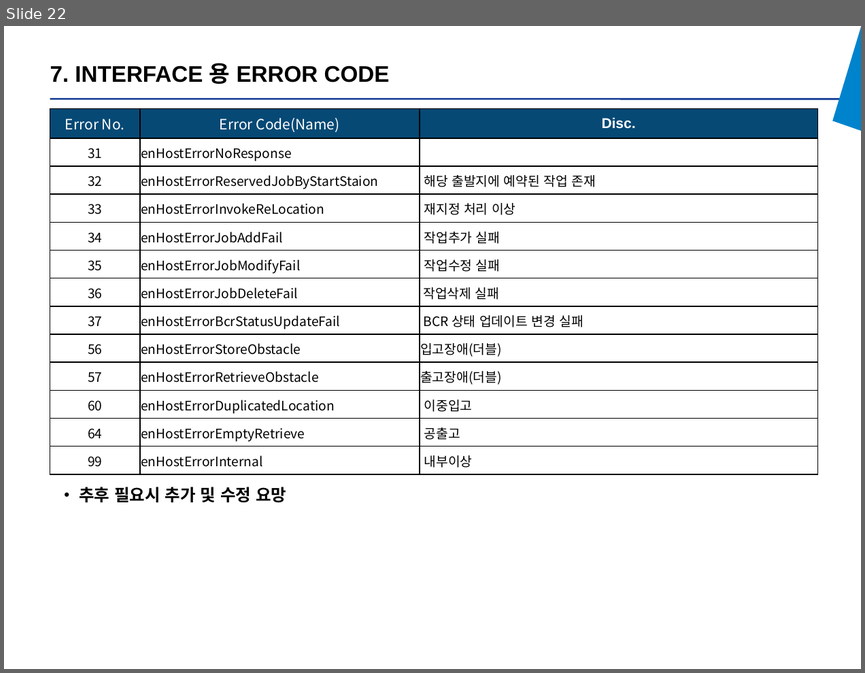
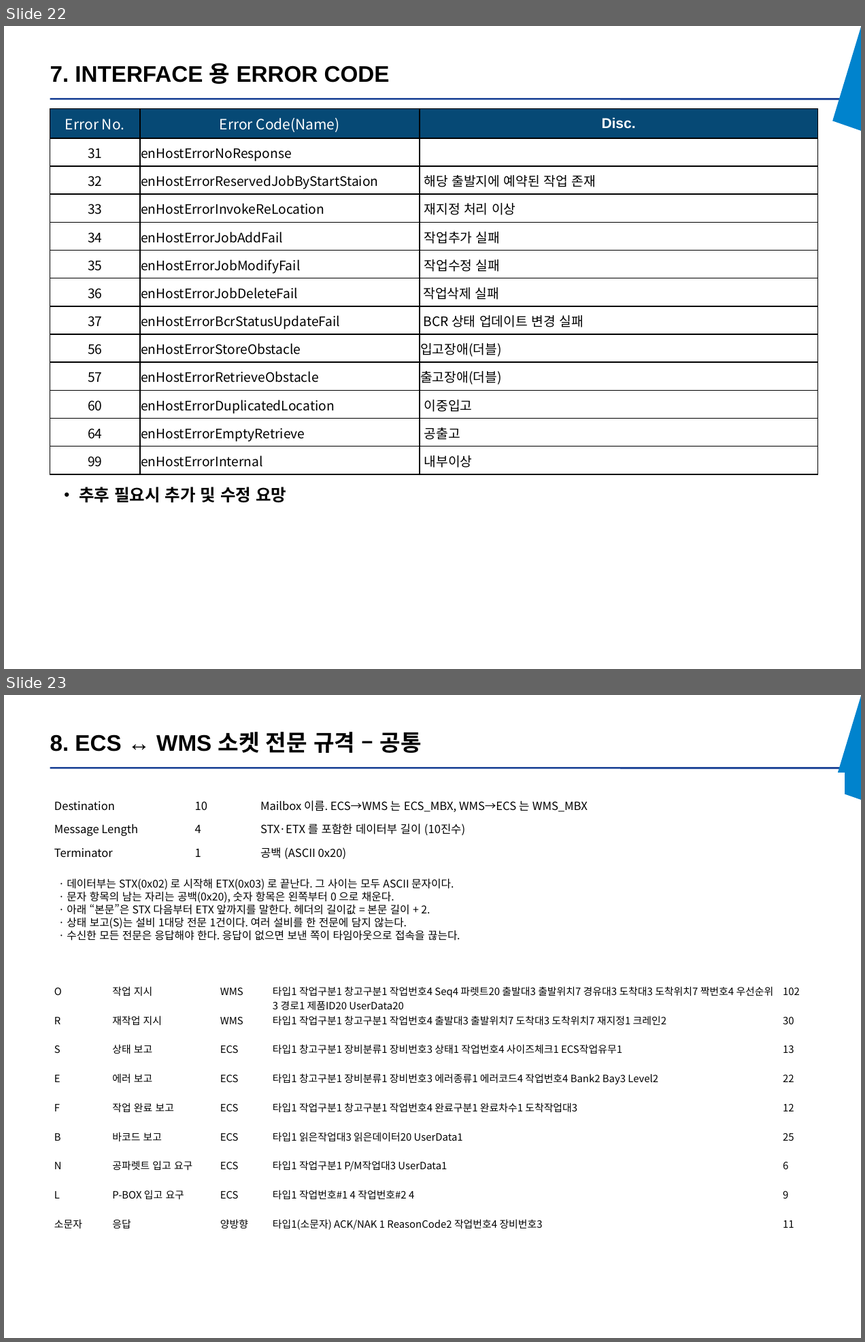
Before and after one commit to yeorijby-coder/KET_TASKs, a slide deck: 일반비_한국단자_WCS인터페이스정의서_20260714.pptx. Shown one above the other, each under a label of ours: slide 22 before the commit, slides 22 and 23 after it. The pictures are 865x673 and 865x1342 pixels, drawn with LibreOffice and Linux fonts; fonts in the diff are those of the drawing. Boxes give left, top, right and bottom in pixels: in the first picture for what was removed or moved away, otherwise in the second. Text is boxed around its words. In the diff, an @@ line names an element or a change of style, - is before the commit and + after.

```diff
--- a/일반비_한국단자_WCS인터페이스정의서_20260714.pptx
+++ b/일반비_한국단자_WCS인터페이스정의서_20260714.pptx
@@ slide 23 added at (4,695,861,1338), background #FFFFFF; not listed: 3 template elements that a slide beside it also shows @@
@@ title added at (50,732,422,753), 19 pt, text #000000, bold @@
+8. ECS ↔ WMS 소켓 전문 규격 – 공통
@@ table added at (50,773,844,943), 4 rows, 3 columns @@
+항목 | 길이 | 값
+Destination | 10 | Mailbox 이름. ECS→WMS 는 ECS_MBX, WMS→ECS 는 WMS_MBX
+Message Length | 4 | STX·ETX 를 포함한 데이터부 길이 (10진수)
+Terminator | 1 | 공백 (ASCII 0x20)
@@ text added at (67,879,460,940), 9 pt, text #000000 @@
+· 데이터부는 STX(0x02) 로 시작해 ETX(0x03) 로 끝난다. 그 사이는 모두 ASCII 문자이다.
+· 문자 항목의 남는 자리는 공백(0x20), 숫자 항목은 왼쪽부터 0 으로 채운다.
+· 아래 “본문”은 STX 다음부터 ETX 앞까지를 말한다. 헤더의 길이값 = 본문 길이 + 2.
+· 상태 보고(S)는 설비 1대당 전문 1건이다. 여러 설비를 한 전문에 담지 않는다.
+· 수신한 모든 전문은 응답해야 한다. 응답이 없으면 보낸 쪽이 타임아웃으로 접속을 끊는다.
@@ table added at (50,954,844,1244), 10 rows, 5 columns @@
+Type | 내용 | 송신 | 본문 구성 (STX 다음 ~ ETX 앞) | 길이
+O | 작업 지시 | WMS | 타입1 작업구분1 창고구분1 작업번호4 Seq4 파렛트20 출발대3 출발위치7 경유대3 도착대3 도착위치7 짝번호4 우선순위3 경로1 제품ID20 UserData20 | 102
+R | 재작업 지시 | WMS | 타입1 작업구분1 창고구분1 작업번호4 출발대3 출발위치7 도착대3 도착위치7 재지정1 크레인2 | 30
+S | 상태 보고 | ECS | 타입1 창고구분1 장비분류1 장비번호3 상태1 작업번호4 사이즈체크1 ECS작업유무1 | 13
+E | 에러 보고 | ECS | 타입1 창고구분1 장비분류1 장비번호3 에러종류1 에러코드4 작업번호4 Bank2 Bay3 Level2 | 22
+F | 작업 완료 보고 | ECS | 타입1 작업구분1 창고구분1 작업번호4 완료구분1 완료차수1 도착작업대3 | 12
+B | 바코드 보고 | ECS | 타입1 읽은작업대3 읽은데이터20 UserData1 | 25
+N | 공파렛트 입고 요구 | ECS | 타입1 작업구분1 P/M작업대3 UserData1 | 6
+L | P-BOX 입고 요구 | ECS | 타입1 작업번호#1 4 작업번호#2 4 | 9
+소문자 | 응답 | 양방향 | 타입1(소문자) ACK/NAK 1 ReasonCode2 작업번호4 장비번호3 | 11
```
Also in this commit, not shown: 2 slides changed, 1 other slide added.
